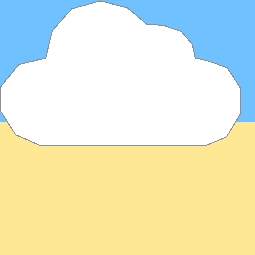
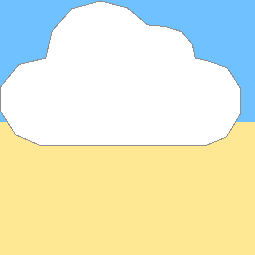
Comparing the layer stacks of the two (255, 255) images. Changes:
painted on "Cloud" over [149, 24, 180, 32]